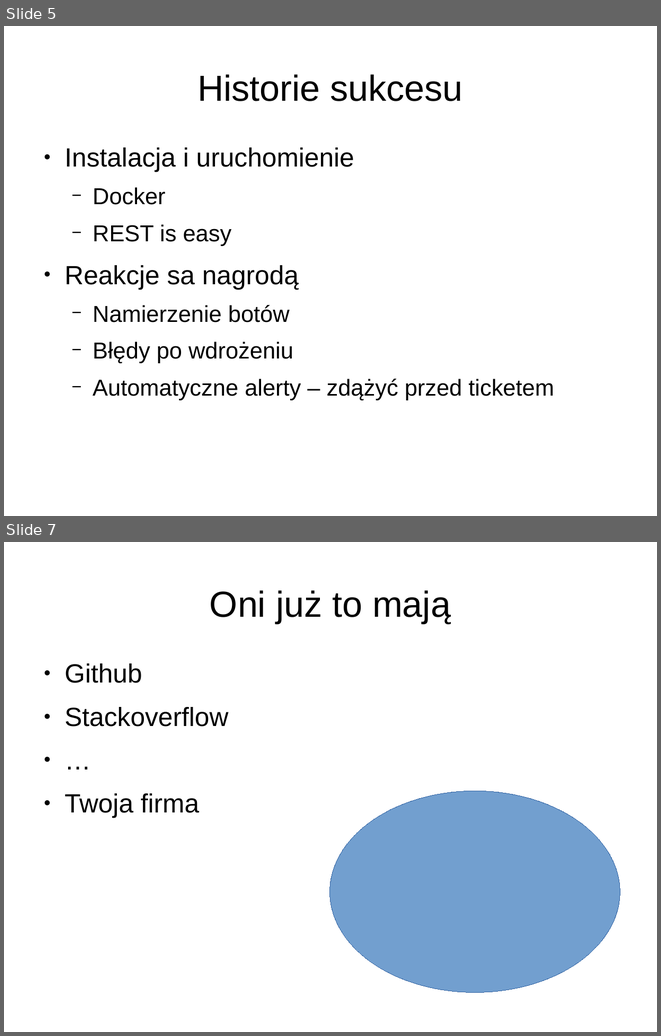
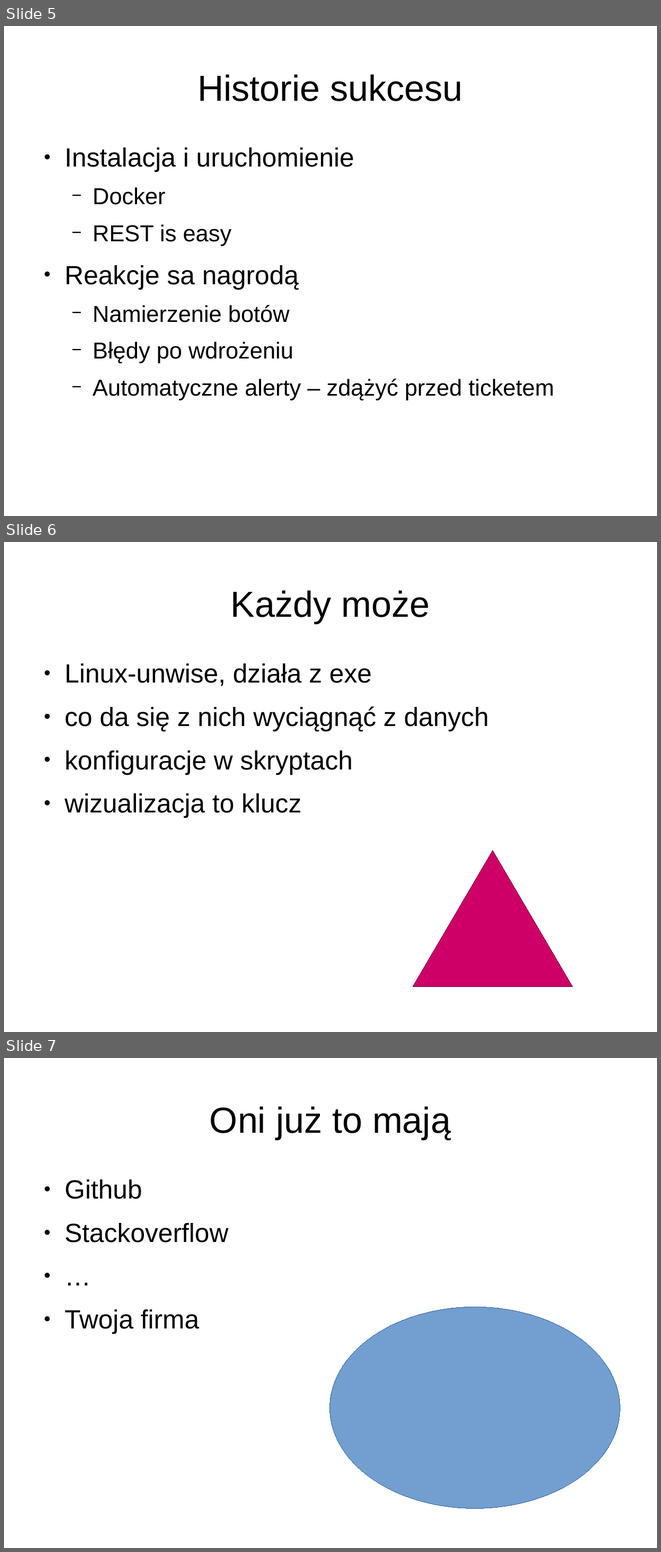
Before and after one commit to lukaszkuczynski/nieszukaj, a slide deck: znajduj.odp. Shown one above the other, each under a label of ours: slides 5 and 7 before the commit, slides 5, 6 and 7 after it; the slides between them are not shown. The pictures are 661x1036 and 661x1552 pixels, drawn with LibreOffice and Linux fonts; fonts in the diff are those of the drawing. Boxes give left, top, right and bottom in pixels: in the first picture for what was removed or moved away, otherwise in the second. Text is boxed around its words. In the diff, an @@ line names an element or a change of style, - is before the commit and + after.

```diff
--- a/znajduj.odp
+++ b/znajduj.odp
@@ slide 6 added at box(4, 542, 657, 1032), background #FFFFFF @@
@@ title added at box(231, 590, 430, 623), 44 pt, text #000000 @@
+Każdy może
@@ text added at box(64, 663, 489, 818), 32 pt, text #000000 @@
+● Linux-unwise, działa z exe
+● co da się z nich wyciągnąć z danych
+● konfiguracje w skryptach
+● wizualizacja to klucz
@@ triangle added at box(413, 850, 573, 986), fill #CC0066, outline #660033 0 pt @@
```
Also in this commit, not shown: 2 slides changed, 3 other slides added, 1 slide removed.
